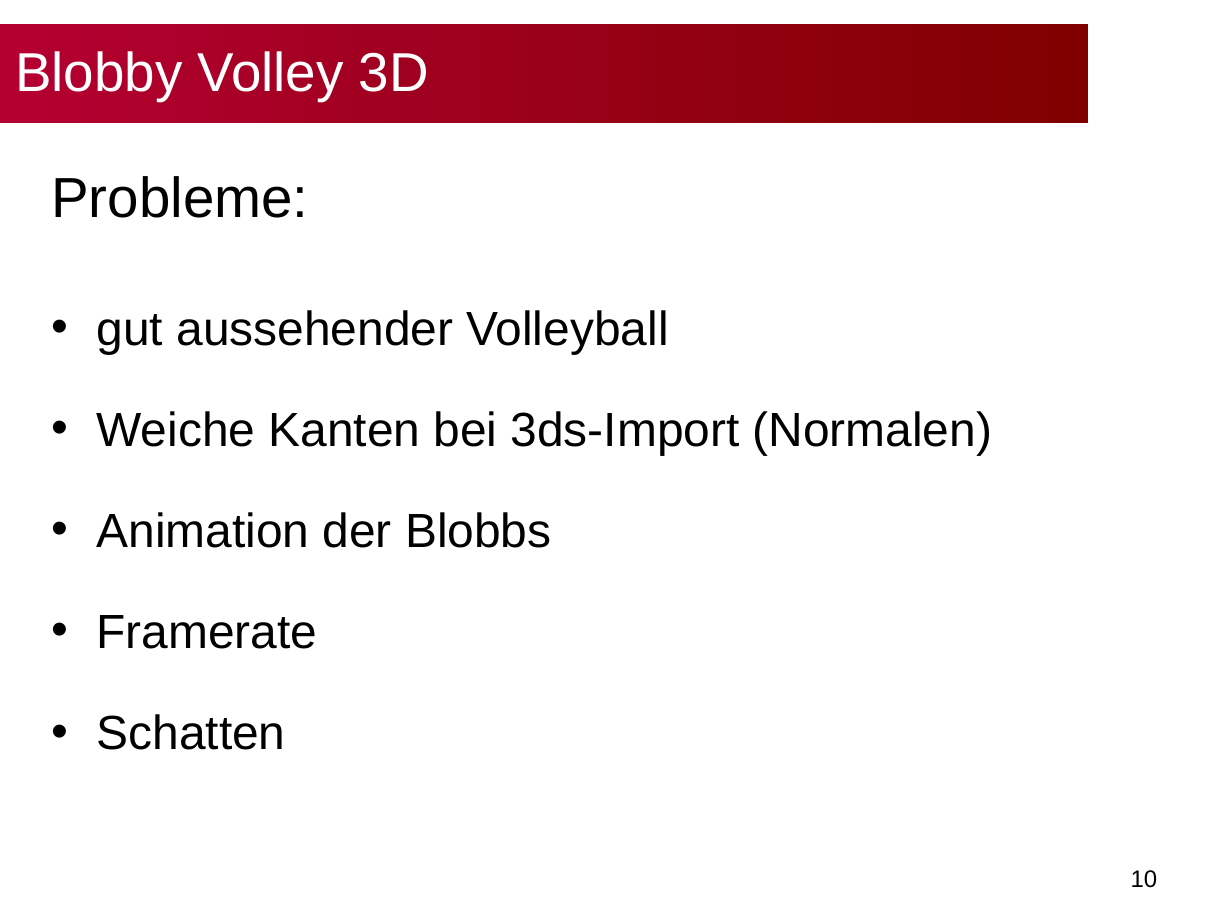
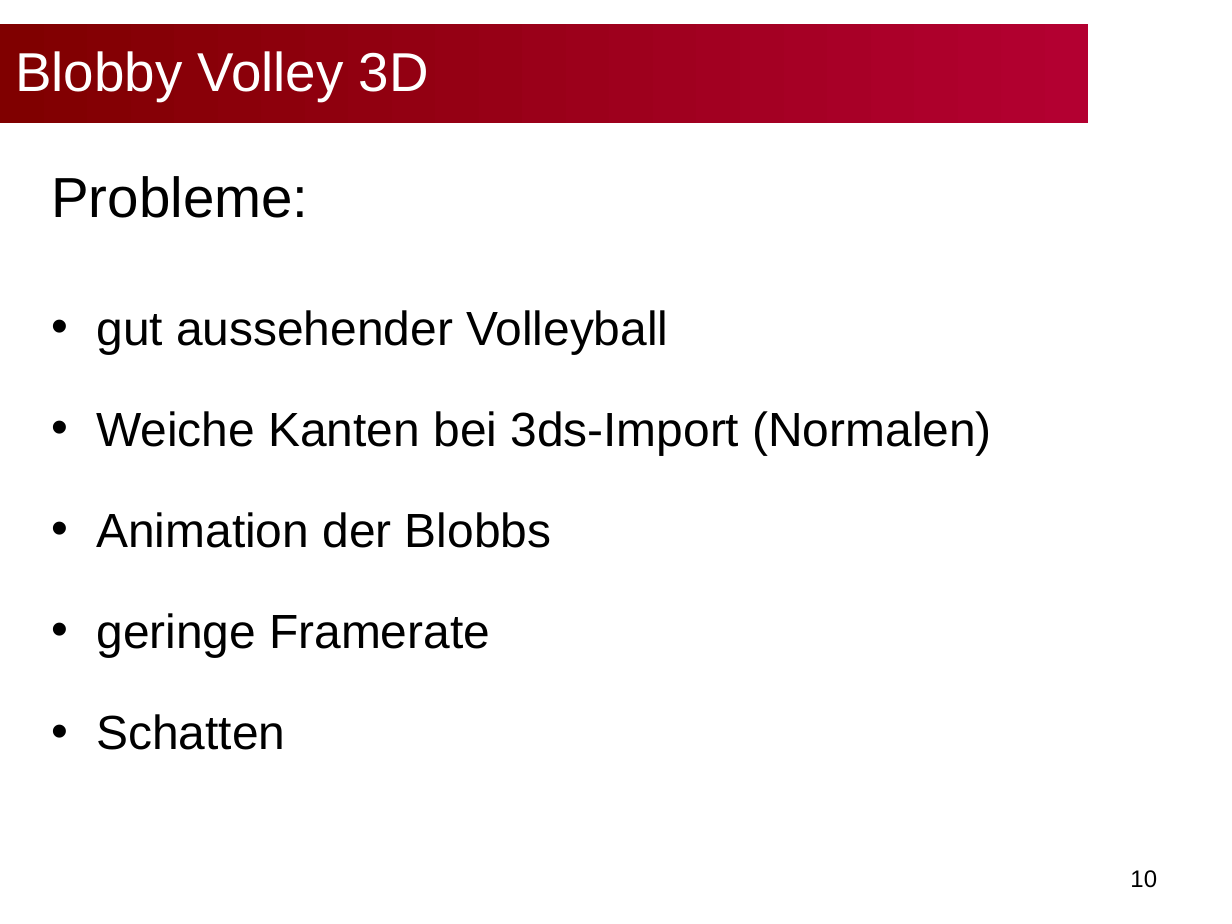
Before and after one commit to bwasty/blobby-volley-3d, a slide deck: slide 10 of Präsentationen/Slides-Abschlusspräsentation.ppt. Drawn at 1232x924 pixels with LibreOffice and Linux fonts; fonts in the diff are those of the drawing; background and template pictures are left out. Boxes give left, top, right and bottom in pixels: in the first picture for what was removed or moved away, otherwise in the second. Text is boxed around its words. In the diff, an @@ line names an element or a change of style, - is before the commit and + after.

Commit message:
- some small adjustments (mainly formatting)

```diff
--- a/Präsentationen/Slides-Abschlusspräsentation.ppt
+++ b/Präsentationen/Slides-Abschlusspräsentation.ppt
@@ rectangle "Blobby Volley 3D" at (x1=0, y1=25, x2=1088, y2=123): fill gradient #800000 to #B30031 to gradient #B30031 to #800000 @@
@@ text at (x1=96, y1=613, x2=490, y2=657): text changed @@
-• Framerate
+• geringe Framerate
```
Also in this commit, not shown: 10 other slides changed.
